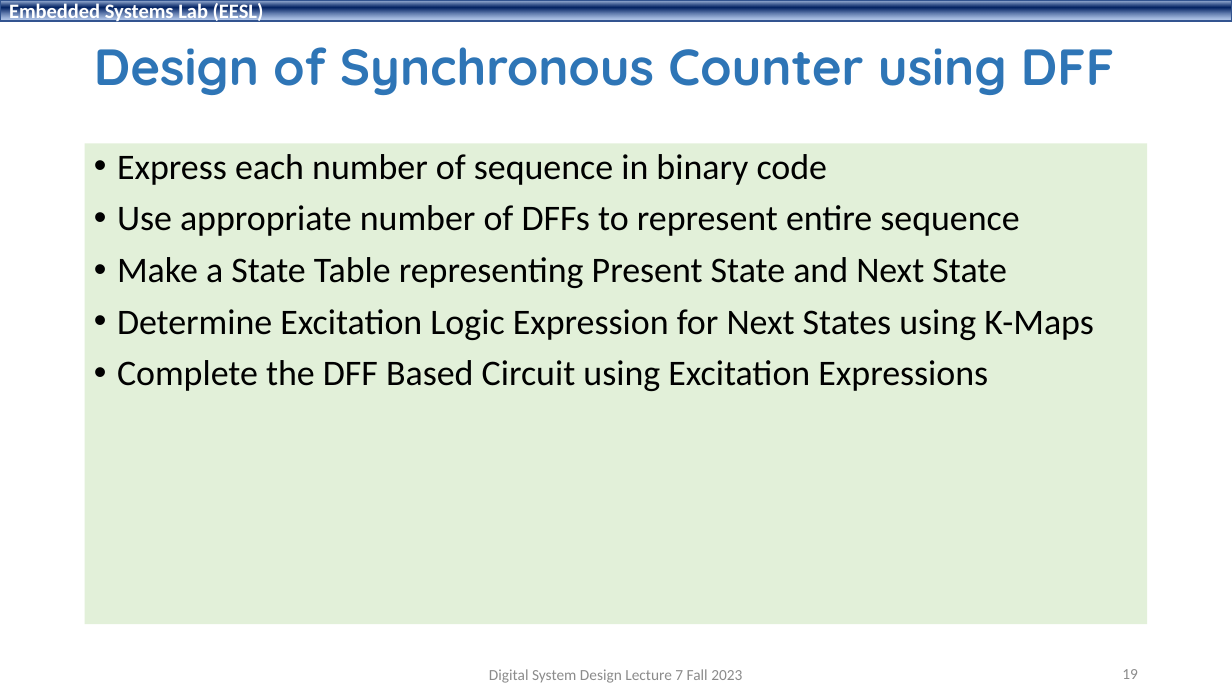
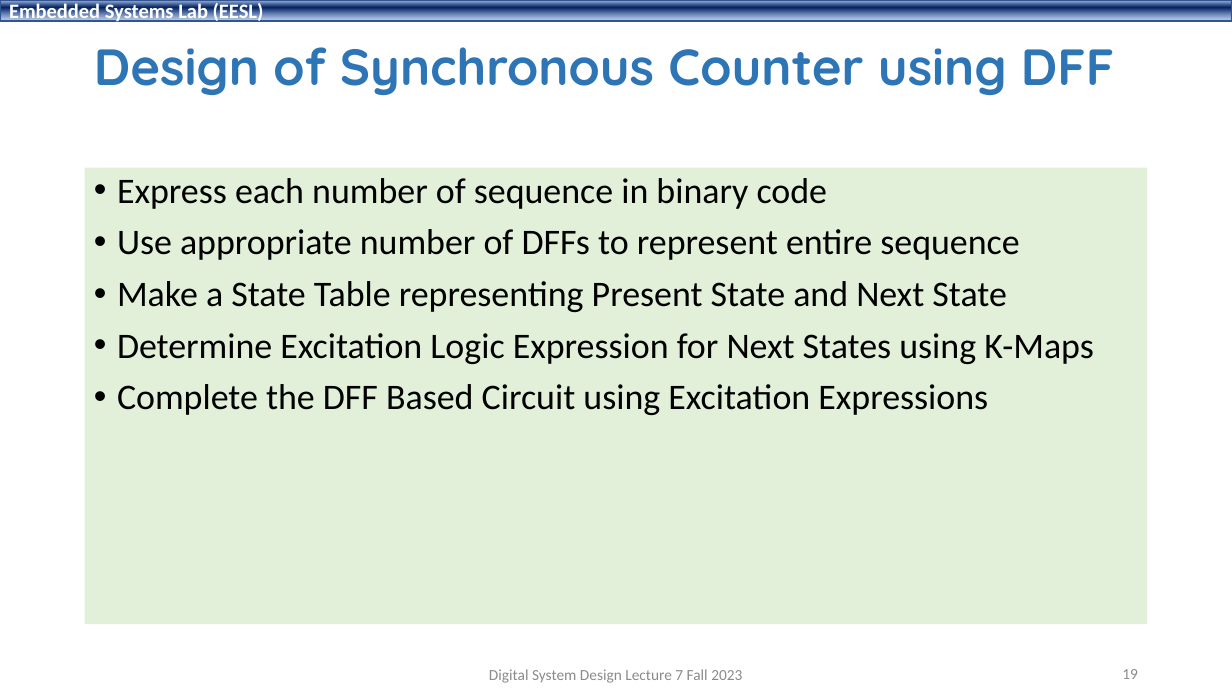
Before and after one commit to shahidmasud/shahidmasud.github.io, a slide deck: slide 19 of DSD_Lec7_Fall2023.ppsx. Drawn at 1232x693 pixels with LibreOffice and Linux fonts; fonts in the diff are those of the drawing; background and template pictures are left out. Boxes give left, top, right and bottom in pixels: in the first picture for what was removed or moved away, otherwise in the second. Text is boxed around its words. In the diff, an @@ line names an element or a change of style, - is before the commit and + after.

```diff
--- a/DSD_Lec7_Fall2023.ppsx
+++ b/DSD_Lec7_Fall2023.ppsx
@@ text "Express each number of sequence ...": place and size @@
-text "Express each number of sequence ..." at bbox=[85, 143, 1148, 624]
+text "Express each number of sequence ..." at bbox=[85, 167, 1148, 624]
```
Also in this commit, not shown: 9 other slides changed, 1 other file.
